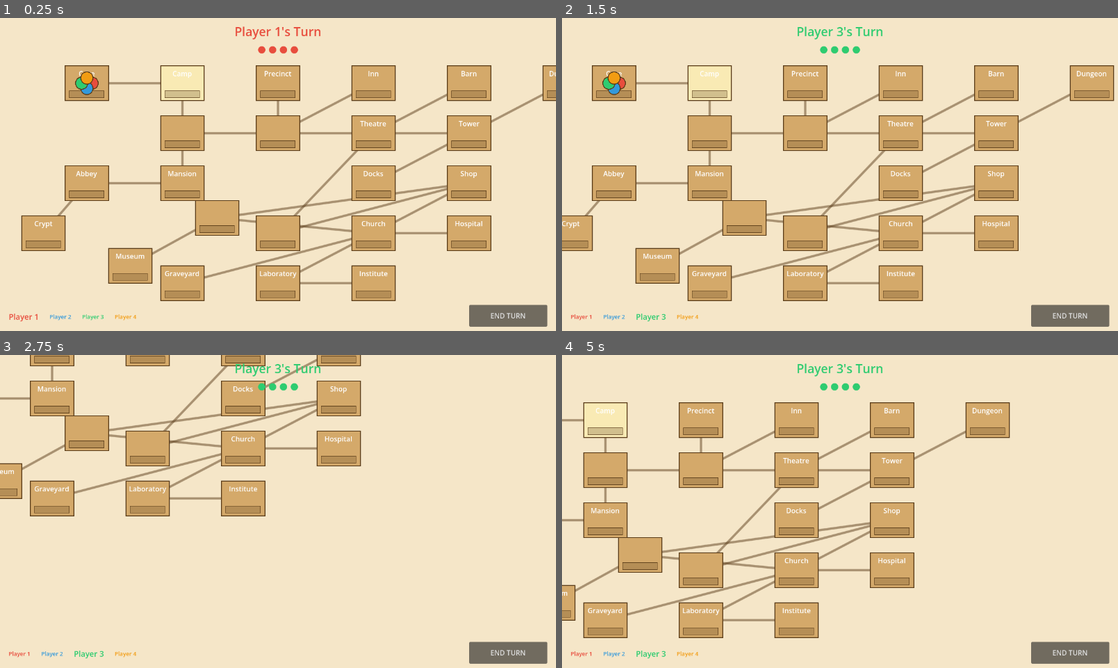
Above: before the commit, frames 1-4 (two rows, left to right).
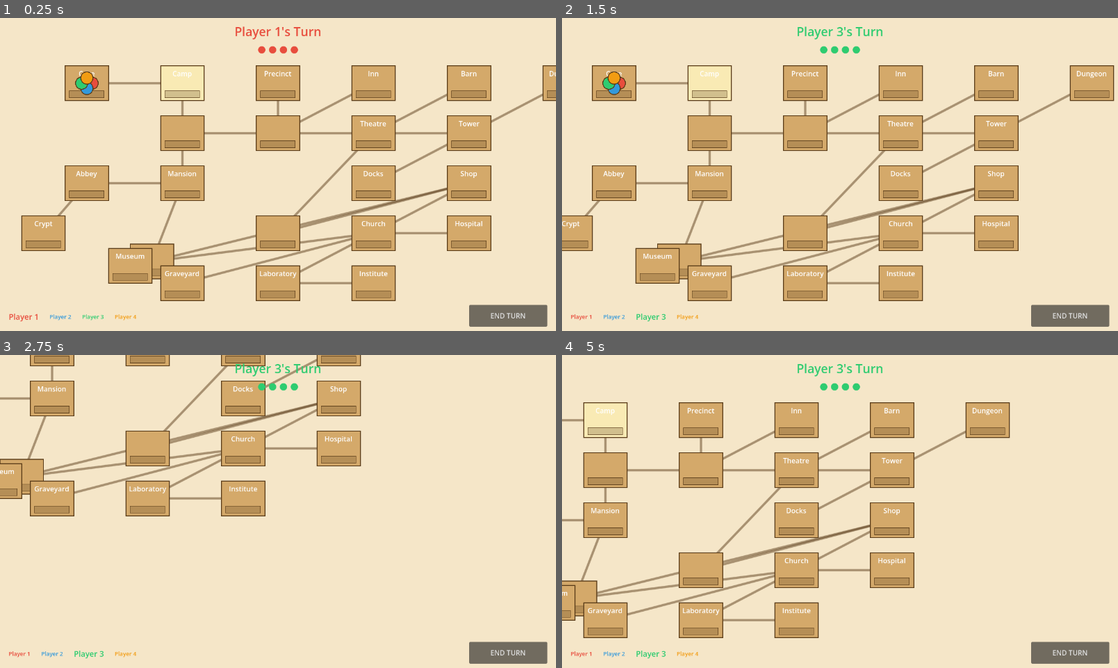
Above: after the commit, the same moments.

Repository: arlopurcell/horrified-board-game
Game: Godot game, scene res://scenes/Main.tscn
Two runs of this game, one before a commit and one after it. Both use one fixed random seed, a clock stepped at 60 frames per second and the inputs below. The project has no main scene, so this scene is started directly.
Inputs (mouse positions are in pixels of both pictures, inside the frame that each line leads up to):
- Up to frame 1 (0.25 s): no input
- Up to frame 2 (1.5 s): click "END TURN" at 0.5 s; tap Enter at 1.25 s; move the mouse to (628, 64) at 1.27 s; hold D from 1.28 s (still down); click (628, 64) at 1.42 s
- Up to frame 3 (2.75 s): move the mouse to (38, 401) at 2.02 s; release D at 2.03 s; hold S from 2.03 s (still down); click (38, 401) at 2.17 s
- Up to frame 4 (5 s): move the mouse to (689, 430) at 2.77 s; release S at 2.78 s; hold D 2.78-3.53 s; click (689, 430) at 2.92 s; move the mouse to (662, 373) at 3.52 s; hold W 3.53-4.28 s; click (662, 373) at 3.67 s; move the mouse to (650, 392) at 4.27 s; hold A from 4.28 s (still down); click (650, 392) at 4.42 s

The runs differ from the first frame. In frame 1, 2.3% of the frame differs, in the area x 23-81%, y 53-84%; in frame 2, 2.3%; in frame 3, 2.3%; in frame 4, 2.3%.

Commit message:
data: move Lamp further down and left

Diff:
--- a/resources/data/board.tres
+++ b/resources/data/board.tres
@@ -103,7 +103,7 @@
 script = ExtResource("2")
 id = 12
 name = ""
-position = Vector2(500, 460)
+position = Vector2(350, 560)
 neighbors = [11, 16, 14, 18]
 has_item = false
 
